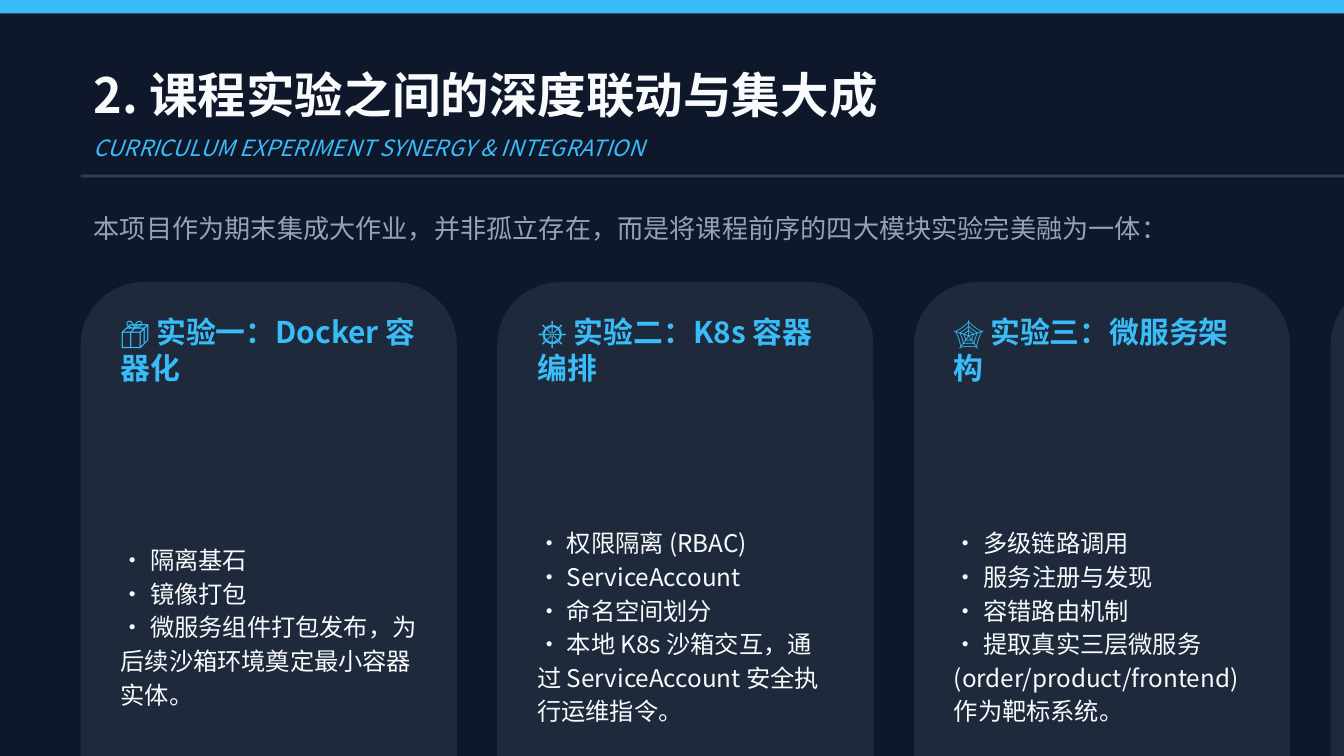
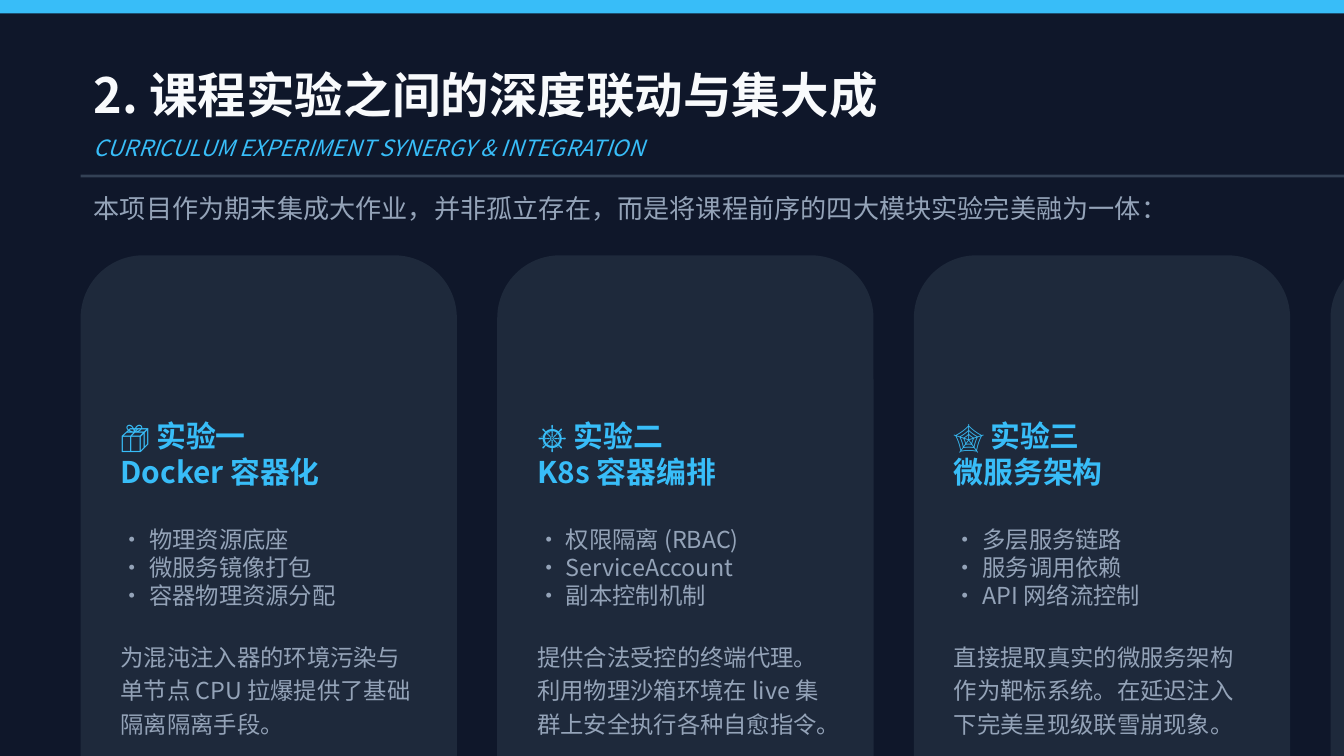
Before and after one commit to Aetik-yue/chaos-fire-drill, a slide deck: slide 3 of presentation.pptx. Drawn at 1344x756 pixels with LibreOffice and Linux fonts; fonts in the diff are those of the drawing. Boxes give left, top, right and bottom in pixels: in the first picture for what was removed or moved away, otherwise in the second. Text is boxed around its words. In the diff, an @@ line names an element or a change of style, - is before the commit and + after.

Commit message:
docs: optimize PPTX and HTML slideshow layout and layout aesthetics

```diff
--- a/presentation.pptx
+++ b/presentation.pptx
@@ text "本项目作为期末集成大作业，并非孤立存在，而是将课程前序的四大模块实验完美融为一体：": place and size @@
-text "本项目作为期末集成大作业，并非孤立存在，而是将课程前序的四大模块实验完美融为一体：" at <box>94,216,1167,241</box>
+text "本项目作为期末集成大作业，并非孤立存在，而是将课程前序的四大模块实验完美融为一体：" at <box>94,196,1167,221</box>
@@ rounded rectangle: place and size @@
-rounded rectangle at <box>81,282,457,756</box>
+rounded rectangle at <box>81,255,457,756</box>
@@ rounded rectangle: place and size @@
-rounded rectangle at <box>497,282,874,756</box>
+rounded rectangle at <box>497,255,874,756</box>
@@ rounded rectangle: place and size @@
-rounded rectangle at <box>1331,282,1344,756</box>
+rounded rectangle at <box>914,255,1290,756</box>
@@ rounded rectangle: place and size @@
-rounded rectangle at <box>914,282,1290,756</box>
+rounded rectangle at <box>1331,255,1344,756</box>
@@ text removed at <box>537,317,813,382</box> @@
-☸️ 实验二：K8s 容器编排
@@ text removed at <box>954,317,1228,382</box> @@
-🕸️ 实验三：微服务架构
@@ text at <box>121,421,410,735</box>: text changed; size 16 to 12.5 pt; text colour #38BDF8 to #94A3B8; bold off @@
-📦 实验一：Docker 容器化
+📦 实验一
+Docker 容器化
+• 物理资源底座
+• 微服务镜像打包
+• 容器物理资源分配
+为混沌注入器的环境污染与单节点 CPU 拉爆提供了基础隔离隔离手段。
@@ text at <box>537,421,840,735</box>: text changed; size 13 to 12.5 pt; text colour #F8FAFC to #94A3B8 @@
-• 权限隔离 (RBAC)
-• ServiceAccount
-• 命名空间划分
-• 本地 K8s 沙箱交互，通过 ServiceAccount 安全执行运维指令。
+☸️ 实验二
+K8s 容器编排
+• 权限隔离 (RBAC)
+• ServiceAccount
+• 副本控制机制
+提供合法受控的终端代理。利用物理沙箱环境在 live 集群上安全执行各种自愈指令。
@@ text at <box>954,421,1234,735</box>: text changed; size 13 to 12.5 pt; text colour #F8FAFC to #94A3B8 @@
-• 多级链路调用
-• 服务注册与发现
-• 容错路由机制
-• 提取真实三层微服务 (order/product/frontend) 作为靶标系统。
+🕸️ 实验三
+微服务架构
+• 多层服务链路
+• 服务调用依赖
+• API 网络流控制
+直接提取真实的微服务架构作为靶标系统。在延迟注入下完美呈现级联雪崩现象。
@@ text removed at <box>121,548,416,706</box> @@
-• 隔离基石
-• 镜像打包
-• 微服务组件打包发布，为后续沙箱环境奠定最小容器实体。
```
Also in this commit, not shown: 7 other slides changed, 1 other file.
